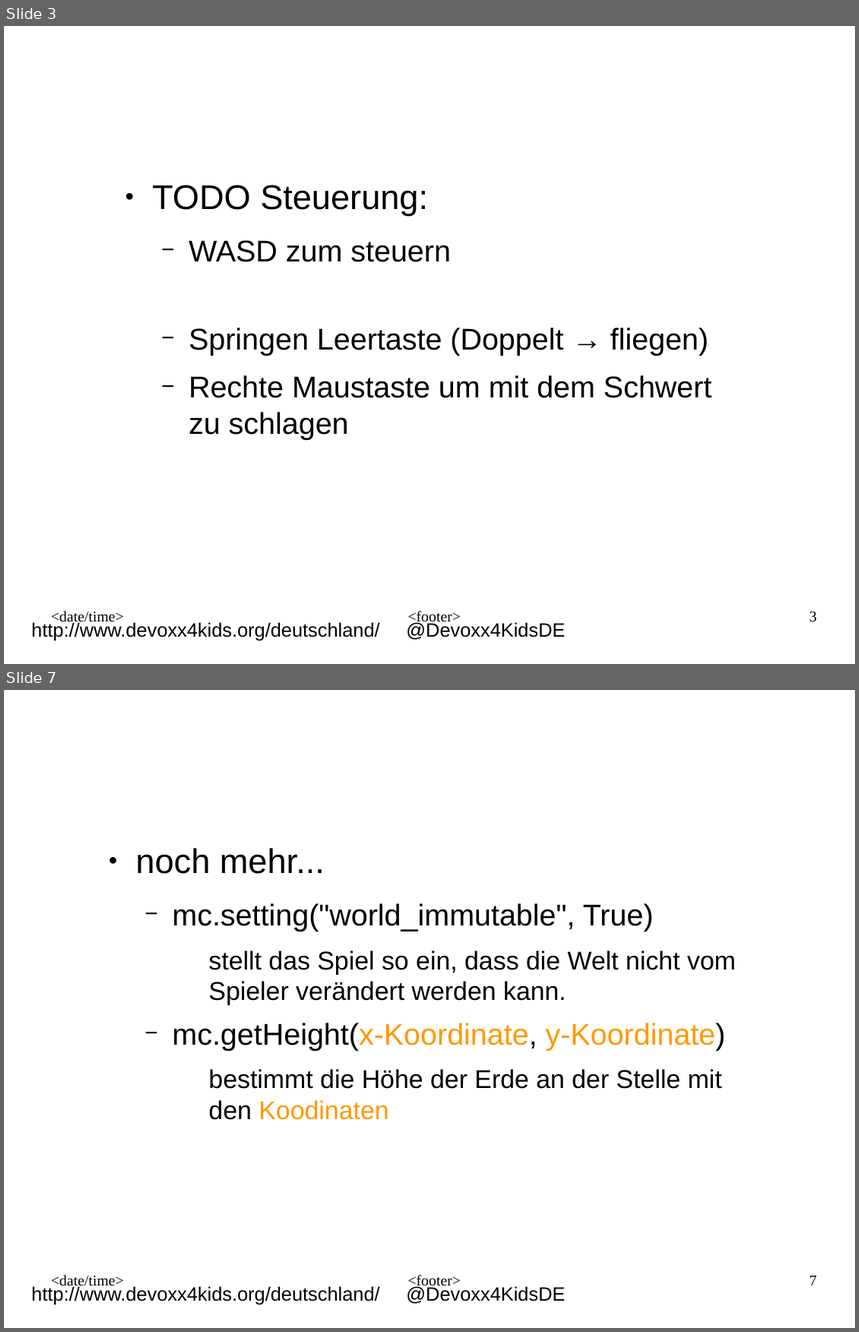
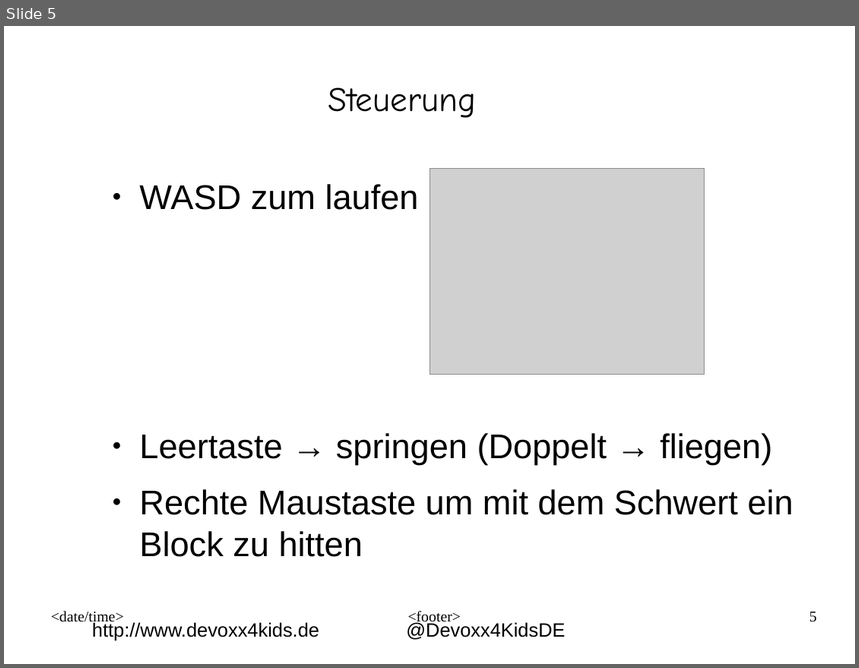
Before and after one commit to Devoxx4KidsDE/workshop-minecraft-modding-raspberry-pi, a slide deck: presentation/minecraft@pi_de.odp. Shown one above the other, each under a label of ours: slides 3 and 7 before the commit, slide 5 after it; the slides between them are not shown. The pictures are 859x1332 and 859x668 pixels, drawn with LibreOffice and Linux fonts; fonts in the diff are those of the drawing; grey boxes stand for pictures; background and template pictures are left out. Boxes give left, top, right and bottom in pixels: in the first picture for what was removed or moved away, otherwise in the second. Text is boxed around its words. In the diff, an @@ line names an element or a change of style, - is before the commit and + after.

```diff
--- a/presentation/minecraft@pi_de.odp
+++ b/presentation/minecraft@pi_de.odp
@@ slide 7 removed at [4, 690, 855, 1328], background #FFFFFF; not listed: 5 template elements that a slide beside it also shows @@
@@ text removed at [135, 848, 736, 1120] @@
-● noch mehr...
-  − mc.setting("world_immutable", True)
-    stellt das Spiel so ein, dass die Welt nicht vom Spieler verändert werden kann.
-  − mc.getHeight(x-Koordinate, y-Koordinate)
-    bestimmt die Höhe der Erde an der Stelle mit den Koodinaten
@@ what was slide 3 is now slide 5 @@
@@ slide 5 changed as well @@
@@ text added at [328, 88, 476, 118], 32 pt, text #000000 @@
+Steuerung
@@ text at [139, 184, 794, 557]: text changed; size 28 to 32 pt @@
-● TODO Steuerung:
-  − WASD zum steuern
-  − Springen Leertaste (Doppelt → fliegen)
-  − Rechte Maustaste um mit dem Schwert zu schlagen
+● WASD zum laufen
+● Leertaste → springen (Doppelt → fliegen)
+● Rechte Maustaste um mit dem Schwert ein Block zu hitten
@@ picture added at [430, 169, 704, 375] @@
@@ page number at [810, 612, 817, 623]: text changed @@
-3
+5
@@ text at [92, 622, 319, 642]: text changed @@
-http://www.devoxx4kids.org/deutschland/
+http://www.devoxx4kids.de
```
Also in this commit, not shown: 5 other slides changed, 3 slides added, 2 other slides removed, 10 other files.
